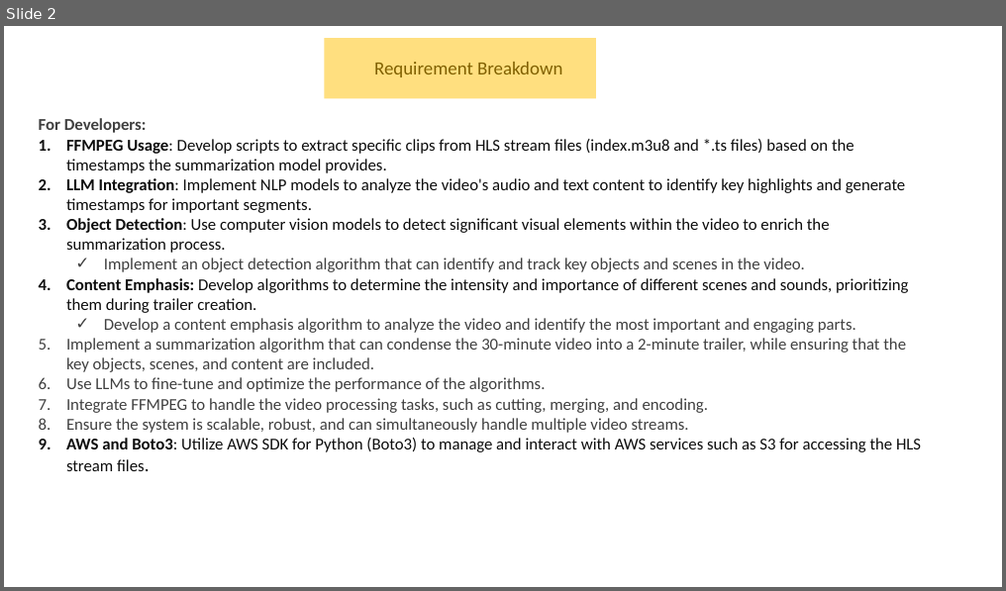
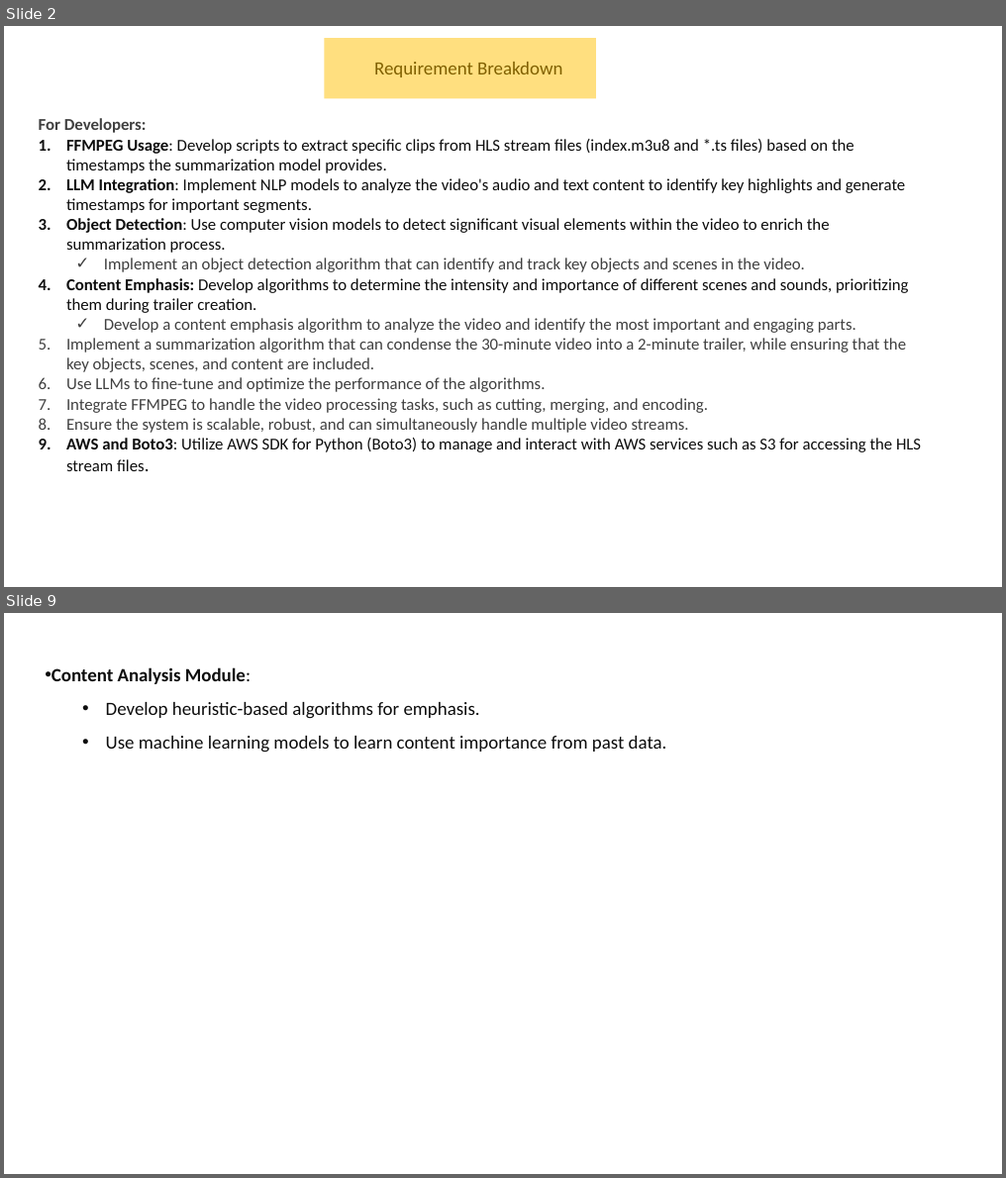
Before and after one commit to abmishra1234/DVR-Feature-Livestream, a slide deck: docs/VideoSummerisation.pptx. Shown one above the other, each under a label of ours: slide 2 before the commit, slides 2 and 9 after it; the slides between them are not shown. The pictures are 1006x591 and 1006x1178 pixels, drawn with LibreOffice and Linux fonts; fonts in the diff are those of the drawing. Boxes give left, top, right and bottom in pixels: in the first picture for what was removed or moved away, otherwise in the second. Text is boxed around its words. In the diff, an @@ line names an element or a change of style, - is before the commit and + after.

```diff
--- a/docs/VideoSummerisation.pptx
+++ b/docs/VideoSummerisation.pptx
@@ slide 9 added at (x1=4, y1=613, x2=1002, y2=1174), background #FFFFFF @@
@@ text added at (x1=52, y1=667, x2=667, y2=753), 18 pt, text #0D0D0D @@
+• Content Analysis Module:
+  • Develop heuristic-based algorithms for emphasis.
+  • Use machine learning models to learn content importance from past data.
```
Also in this commit, not shown: 2 slides changed, 14 other slides added, 1 slide removed.
